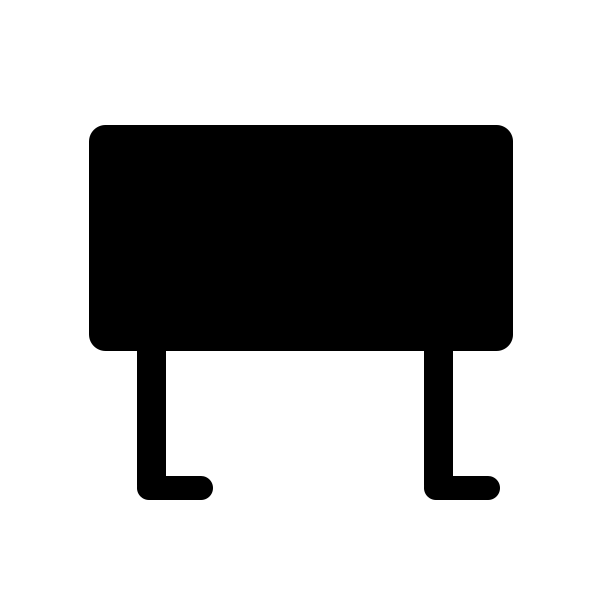
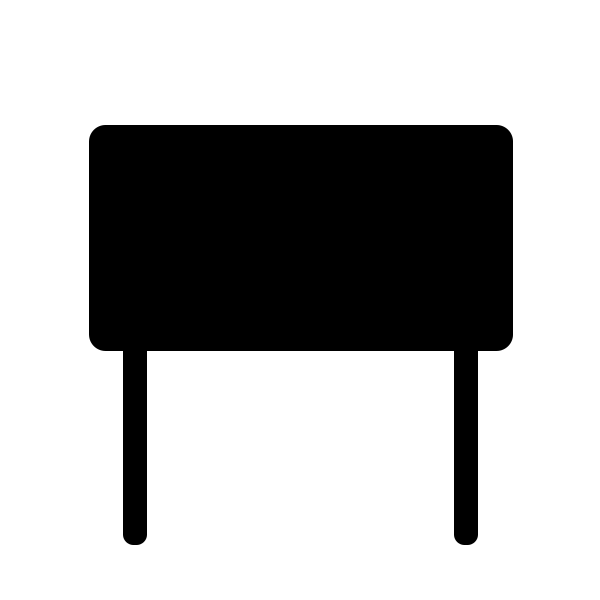
Comparing the layer stacks of the two 600 × 600 images. Changes:
painted on "Leg_R" over <box>424,351,500,545</box>
painted on "Leg_L" over <box>123,351,213,545</box>
